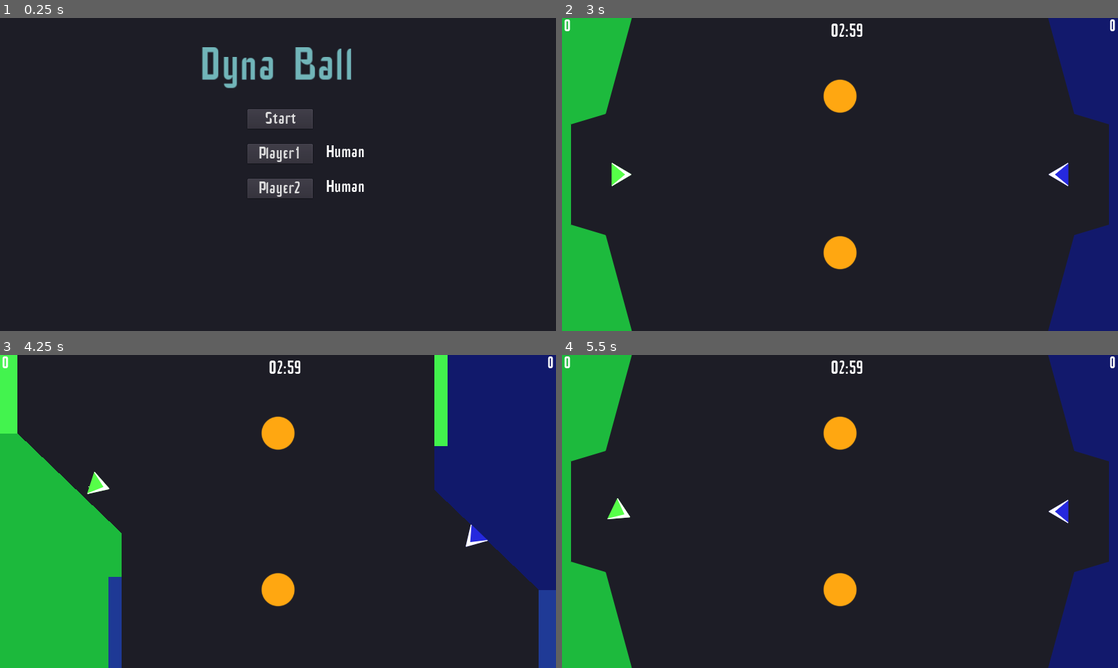
Above: before the commit, frames 1-4 (two rows, left to right).
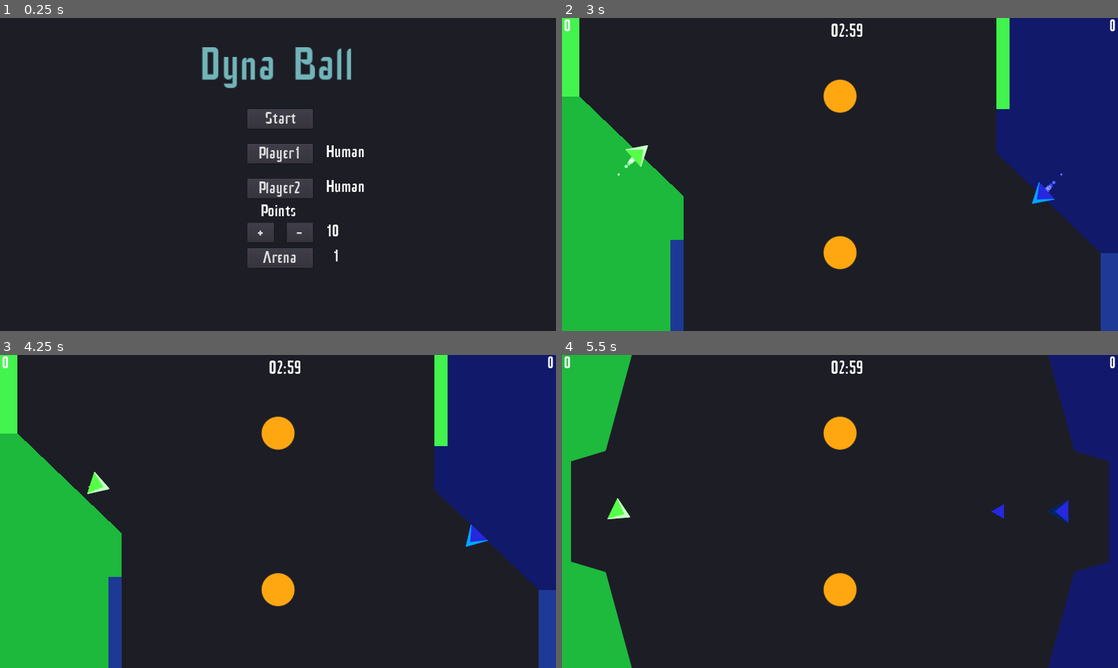
Above: after the commit, the same moments.

Repository: Skorpio-X/Bullet-Ball
Game: Godot game, scene res://start_menu.tscn
The game is run twice, just before and just after one commit, with the same random seed, the same clock (stepped at 60 frames per second) and the same inputs.
Inputs (mouse positions are in pixels of both pictures, inside the frame that each line leads up to):
- Up to frame 1 (0.25 s): no input
- Up to frame 2 (3 s): click (823, 233) at 0.5 s, where only the run after the commit has a clickable "+"; click (862, 233) at 1.25 s, where only the run after the commit has a clickable "-"; click (840, 259) at 2 s, where only the run after the commit has a clickable "Arena"; click "Start" at 2.75 s
- Up to frame 3 (4.25 s): tap Enter (restart) at 3.5 s; hold D (player1_right) from 3.53 s (still down); tap Tab (ui_focus_next) at 3.6 s
- Up to frame 4 (5.5 s): release D (player1_right) at 4.28 s; hold S (player1_back) 4.28-5.03 s; tap F (player1_shoot) at 4.35 s; tap Tab (ui_focus_next) at 4.55, 5.3 s; hold D (player1_right) from 5.03 s (still down); hold Ctrl (player2_shoot) from 5.03 s (still down)

The runs differ from the first frame. In frame 1, 1.5% of the frame differs, in the area x 44-61%, y 59-80%; in frame 2, 24%, in the area x 0-100%, y 0-100%; in frame 3, 0.1%; in frame 4, 0.2%.

Commit message:
Select max points and arena in the main menu. Change player colors when ready to fire. Delay timer after a match.

Diff:
--- a/Player.gd
+++ b/Player.gd
@@ -16,9 +16,12 @@
 export(String) var move_back = 'player1_back'
 export(String) var move_left = 'player1_left'
 export(String) var move_right = 'player1_right'
+# Player 1 color: '57ff49', color_ready: 'ccffcc', color_reloading: '18532e'
+# Player 2 color: '2629df', color_ready: '00a5ff', color_reloading: '225d7d' 002662
 export(String) var color = '57ff49'
-# Player 1 color: '57ff49'
-# Player 2 color: '2629df'
+export(String) var color_ready = '00a5ff'
+export(String) var color_reloading = '002662'
+
 
 func _ready():
 	set_process_input(true)
@@ -26,6 +29,7 @@
 	custom_integrator = true
 	angular_damp = 10
 	$Polygon2D.color = color
+	$Polygon2D2.color = color_ready
 	$Particles2D.modulate = color
 
 
@@ -51,6 +55,10 @@
 
 func _physics_process(delta):
 	shoot_timer -= delta
+	if shoot_timer <= 0:
+		$Polygon2D2.color = color_ready
+	else:
+		$Polygon2D2.color = color_reloading
 
 	if angle_change != 0:
 		angular_velocity = angle_change #* delta # See if this works correctly without delta
--- a/Player.tscn
+++ b/Player.tscn
@@ -67,7 +67,7 @@
 anim_loop = false
 _sections_unfolded = [ "Scale", "Trail" ]
 
-[node name="player" type="RigidBody2D"]
+[node name="player" type="RigidBody2D" index="0"]
 
 input_pickable = false
 collision_layer = 2
@@ -94,6 +94,8 @@
 move_left = "player1_left"
 move_right = "player1_right"
 color = "57ff49"
+color_ready = "00a5ff"
+color_reloading = "002662"
 
 [node name="CollisionShape2D" type="CollisionShape2D" parent="." index="0"]
 
@@ -121,7 +123,7 @@
 
 polygon = PoolVector2Array( -15, -26, 29, 0, -15, 26, 16.5, 0 )
 uv = PoolVector2Array(  )
-color = Color( 1, 1, 1, 1 )
+color = Color( 0, 0.151062, 0.386719, 1 )
 vertex_colors = PoolColorArray(  )
 offset = Vector2( 0, 0 )
 antialiased = true
--- a/game_scene.gd
+++ b/game_scene.gd
@@ -16,10 +16,10 @@
 var ball2 = null
 var game_over = false
 var game_time = 180
-var max_point_value = 15
+var max_point_value = global.max_points
 var max_points = null
-var map = map1.instance()
 var maps = [map1, map2, map3]
+var map = maps[global.arena].instance()
 var map_index = 0
 var human_script = preload("res://Player.gd")
 var ai_script = preload("res://PlayerAI.gd")
@@ -34,7 +34,7 @@
 	$map/goal1.connect('body_entered', self, '_on_goal1_body_entered')
 	$map/goal2.connect('body_entered', self, '_on_goal2_body_entered')
 	if global.player1 == 'AI':
-		print($player1.get_script(), ai_script)
+#		print($player1.get_script(), ai_script)
 		$player1.set_script(ai_script)
 		$player1.connect('fire', self, '_on_player1_fire')
 		$player1.goal = $map/goal2
@@ -118,6 +118,8 @@
 	$player2.start_angle = player2_start_angle
 	$player1.reset = true
 	$player2.reset = true
+	$player1.shoot_timer = 0
+	$player2.shoot_timer = 0
 	for projectile in $projectiles.get_children():
 		projectile.queue_free()
 	$Timer.wait_time = game_time
@@ -151,7 +153,9 @@
 
 
 func _on_Timer_timeout():
-	game_over = true
+	$Timer.stop()
+#	game_over = true
+	$DelayTimer.start()
 	for ball in $balls.get_children():
 		ball.queue_free()
 
@@ -162,6 +166,10 @@
 		text = 'Player2 is the winner!'
 	text += '\nPress Enter to restart.'
 	$winner.text = text
+
+
+func _on_DelayTimer_timeout():
+	game_over = true
 
 
 func _on_player1_fire():
@@ -179,6 +187,7 @@
 		$shoot_sound2.play()
 		$shoot_sound3.play()
 
+
 #func _draw():
 ##	draw_line($player2.estimated_ball_position, $player2.estimated_ball_position+$player2.vector_to_goal, 'ffffff')
 ##	draw_line($player2.estimated_ball_position, $player2.estimated_ball_position+$player2.reflected_vector, 'ff6600')
--- a/game_scene.tscn
+++ b/game_scene.tscn
@@ -60,7 +60,7 @@
 "values": [ 0.0, -2.0, 3.7, -3.7, 2.8, 0.0 ]
 }
 
-[node name="scene_root" type="Node2D"]
+[node name="scene_root" type="Node2D" index="0"]
 
 script = ExtResource( 1 )
 __meta__ = {
@@ -109,6 +109,8 @@
 collision_mask = 3
 script = ExtResource( 3 )
 _sections_unfolded = [ "Collision", "Transform" ]
+color_ready = "ccffcc"
+color_reloading = "18532e"
 
 [node name="player2" parent="." index="4" instance=ExtResource( 2 )]
 
@@ -133,6 +135,7 @@
 margin_right = 45.0
 margin_bottom = 46.0
 rect_pivot_offset = Vector2( 0, 0 )
+rect_clip_content = false
 mouse_filter = 2
 mouse_default_cursor_shape = 0
 size_flags_horizontal = 1
@@ -154,6 +157,7 @@
 margin_right = 1274.0
 margin_bottom = 14.0
 rect_pivot_offset = Vector2( 0, 0 )
+rect_clip_content = false
 mouse_filter = 2
 mouse_default_cursor_shape = 0
 size_flags_horizontal = 1
@@ -177,6 +181,7 @@
 margin_right = 46.0
 margin_bottom = 37.0
 rect_pivot_offset = Vector2( 0, 0 )
+rect_clip_content = false
 mouse_filter = 2
 mouse_default_cursor_shape = 0
 size_flags_horizontal = 1
@@ -196,6 +201,7 @@
 margin_right = 660.0
 margin_bottom = 24.0
 rect_pivot_offset = Vector2( 0, 0 )
+rect_clip_content = false
 mouse_filter = 2
 mouse_default_cursor_shape = 0
 size_flags_horizontal = 1
@@ -215,7 +221,14 @@
 one_shot = true
 autostart = true
 
-[node name="winner" type="Label" parent="." index="10"]
+[node name="DelayTimer" type="Timer" parent="." index="10"]
+
+process_mode = 1
+wait_time = 1.0
+one_shot = true
+autostart = false
+
+[node name="winner" type="Label" parent="." index="11"]
 
 anchor_left = 0.0
 anchor_top = 0.0
@@ -226,6 +239,7 @@
 margin_right = 753.0
 margin_bottom = 284.0
 rect_pivot_offset = Vector2( 0, 0 )
+rect_clip_content = false
 mouse_filter = 2
 mouse_default_cursor_shape = 0
 size_flags_horizontal = 1
@@ -238,57 +252,63 @@
 max_lines_visible = -1
 _sections_unfolded = [ "custom_fonts" ]
 
-[node name="shoot_sound" type="AudioStreamPlayer" parent="." index="11"]
+[node name="shoot_sound" type="AudioStreamPlayer" parent="." index="12"]
 
 stream = ExtResource( 6 )
 volume_db = -3.0
+pitch_scale = 1.0
 autoplay = false
 mix_target = 0
 bus = "Bus1"
 
-[node name="shoot_sound2" type="AudioStreamPlayer" parent="." index="12"]
+[node name="shoot_sound2" type="AudioStreamPlayer" parent="." index="13"]
 
 stream = ExtResource( 6 )
 volume_db = -3.0
+pitch_scale = 1.0
 autoplay = false
 mix_target = 0
 bus = "Bus2"
 
-[node name="shoot_sound3" type="AudioStreamPlayer2D" parent="." index="13"]
+[node name="shoot_sound3" type="AudioStreamPlayer2D" parent="." index="14"]
 
 stream = ExtResource( 7 )
 volume_db = 0.0
+pitch_scale = 1.0
 autoplay = false
 max_distance = 2000.0
 attenuation = 1.0
 bus = "Bus3"
 area_mask = 1
 
-[node name="shoot_sound4" type="AudioStreamPlayer" parent="." index="14"]
+[node name="shoot_sound4" type="AudioStreamPlayer" parent="." index="15"]
 
 stream = ExtResource( 8 )
 volume_db = 0.0
+pitch_scale = 1.0
 autoplay = false
 mix_target = 0
 bus = "Master"
 
-[node name="explosion_sound" type="AudioStreamPlayer" parent="." index="15"]
+[node name="explosion_sound" type="AudioStreamPlayer" parent="." index="16"]
 
 stream = ExtResource( 9 )
 volume_db = -9.0
+pitch_scale = 1.0
 autoplay = false
 mix_target = 0
 bus = "Master"
 
-[node name="goal_sound" type="AudioStreamPlayer" parent="." index="16"]
+[node name="goal_sound" type="AudioStreamPlayer" parent="." index="17"]
 
 stream = ExtResource( 10 )
 volume_db = -9.0
+pitch_scale = 1.0
 autoplay = false
 mix_target = 0
 bus = "Master"
 
-[node name="AnimationPlayer" type="AnimationPlayer" parent="." index="17"]
+[node name="AnimationPlayer" type="AnimationPlayer" parent="." index="18"]
 
 root_node = NodePath("..")
 autoplay = ""
@@ -298,7 +318,7 @@
 anims/shake = SubResource( 4 )
 blend_times = [  ]
 
-[node name="Camera2D" type="Camera2D" parent="." index="18"]
+[node name="Camera2D" type="Camera2D" parent="." index="19"]
 
 offset = Vector2( 640, 360 )
 anchor_mode = 1
@@ -326,3 +346,5 @@
 _sections_unfolded = [ "Offset", "Transform" ]
 
 [connection signal="timeout" from="Timer" to="." method="_on_Timer_timeout"]
+
+[connection signal="timeout" from="DelayTimer" to="." method="_on_DelayTimer_timeout"]
--- a/global.gd
+++ b/global.gd
@@ -4,6 +4,9 @@
 var number = 42
 var player1 = 'Human'
 var player2 = 'Human'
+var max_points = 10
+var arena = 0
+
 
 func _ready():
 	var root = get_tree().get_root()
--- a/start_menu.gd
+++ b/start_menu.gd
@@ -4,7 +4,8 @@
 func _ready():
 	$Player1Button/Label.text = global.player1
 	$Player2Button/Label.text = global.player2
-
+	$LabelMaxPoints.text = str(global.max_points)
+	$Arena.text = str(global.arena+1)
 
 func _on_change_scene_pressed():
 	get_node("/root/global").goto_scene("res://game_scene.tscn")
@@ -32,3 +33,20 @@
 	print(new_text)
 	$Player2Button/Label.text = new_text
 	global.player2 = new_text
+
+
+func _on_ButtonUp_pressed():
+	global.max_points += 1
+	$LabelMaxPoints.text = str(global.max_points)
+
+
+func _on_ButtonDown_pressed():
+	global.max_points -= 1
+	global.max_points = max(1, global.max_points)
+	$LabelMaxPoints.text = str(global.max_points)
+
+
+func _on_ButtonArena_pressed():
+	global.arena += 1
+	global.arena %= 3  # Should be len arenas.
+	$Arena.text = str(global.arena+1)
--- a/start_menu.tscn
+++ b/start_menu.tscn
@@ -11,6 +11,7 @@
 anchor_right = 0.0
 anchor_bottom = 0.0
 rect_pivot_offset = Vector2( 0, 0 )
+rect_clip_content = false
 mouse_filter = 0
 mouse_default_cursor_shape = 0
 size_flags_horizontal = 1
@@ -28,6 +29,7 @@
 margin_right = 817.0
 margin_bottom = 265.0
 rect_pivot_offset = Vector2( 0, 0 )
+rect_clip_content = false
 mouse_filter = 2
 mouse_default_cursor_shape = 0
 size_flags_horizontal = 1
@@ -52,6 +54,7 @@
 margin_right = 720.0
 margin_bottom = 255.0
 rect_pivot_offset = Vector2( 0, 0 )
+rect_clip_content = false
 focus_mode = 2
 mouse_filter = 0
 mouse_default_cursor_shape = 0
@@ -79,6 +82,7 @@
 margin_right = 720.0
 margin_bottom = 335.0
 rect_pivot_offset = Vector2( 0, 0 )
+rect_clip_content = false
 focus_mode = 2
 mouse_filter = 0
 mouse_default_cursor_shape = 0
@@ -104,6 +108,7 @@
 margin_right = 220.0
 margin_bottom = 14.0
 rect_pivot_offset = Vector2( 0, 0 )
+rect_clip_content = false
 mouse_filter = 2
 mouse_default_cursor_shape = 0
 size_flags_horizontal = 1
@@ -117,7 +122,6 @@
 
 [node name="Player2Button" type="Button" parent="." index="3"]
 
-editor/display_folded = true
 anchor_left = 0.0
 anchor_top = 0.0
 anchor_right = 0.0
@@ -127,6 +131,7 @@
 margin_right = 720.0
 margin_bottom = 415.0
 rect_pivot_offset = Vector2( 0, 0 )
+rect_clip_content = false
 focus_mode = 2
 mouse_filter = 0
 mouse_default_cursor_shape = 0
@@ -140,7 +145,7 @@
 text = "Player2"
 flat = false
 align = 1
-_sections_unfolded = [ "custom_fonts" ]
+_sections_unfolded = [ "Size Flags", "custom_fonts" ]
 
 [node name="Label" type="Label" parent="Player2Button" index="0"]
 
@@ -152,6 +157,7 @@
 margin_right = 273.0
 margin_bottom = 39.0
 rect_pivot_offset = Vector2( 0, 0 )
+rect_clip_content = false
 mouse_filter = 2
 mouse_default_cursor_shape = 0
 size_flags_horizontal = 1
@@ -163,8 +169,163 @@
 max_lines_visible = -1
 _sections_unfolded = [ "custom_fonts" ]
 
+[node name="Button+" type="Button" parent="." index="4"]
+
+anchor_left = 0.0
+anchor_top = 0.0
+anchor_right = 0.0
+anchor_bottom = 0.0
+margin_left = 570.0
+margin_top = 471.0
+margin_right = 630.0
+margin_bottom = 516.0
+rect_pivot_offset = Vector2( 0, 0 )
+rect_clip_content = false
+focus_mode = 2
+mouse_filter = 0
+mouse_default_cursor_shape = 0
+size_flags_horizontal = 1
+size_flags_vertical = 1
+custom_fonts/font = ExtResource( 3 )
+toggle_mode = false
+enabled_focus_mode = 2
+shortcut = null
+group = null
+text = "+"
+flat = false
+align = 1
+_sections_unfolded = [ "custom_fonts" ]
+
+[node name="Button-" type="Button" parent="." index="5"]
+
+anchor_left = 0.0
+anchor_top = 0.0
+anchor_right = 0.0
+anchor_bottom = 0.0
+margin_left = 660.0
+margin_top = 471.0
+margin_right = 720.0
+margin_bottom = 516.0
+rect_pivot_offset = Vector2( 0, 0 )
+rect_clip_content = false
+focus_mode = 2
+mouse_filter = 0
+mouse_default_cursor_shape = 0
+size_flags_horizontal = 1
+size_flags_vertical = 1
+custom_fonts/font = ExtResource( 3 )
+toggle_mode = false
+enabled_focus_mode = 2
+shortcut = null
+group = null
+text = "-"
+flat = false
+align = 1
+_sections_unfolded = [ "custom_fonts" ]
+
+[node name="LabelMaxPoints" type="Label" parent="." index="6"]
+
+anchor_left = 0.0
+anchor_top = 0.0
+anchor_right = 0.0
+anchor_bottom = 0.0
+margin_left = 750.0
+margin_top = 472.0
+margin_right = 843.0
+margin_bottom = 511.0
+rect_pivot_offset = Vector2( 0, 0 )
+rect_clip_content = false
+mouse_filter = 2
+mouse_default_cursor_shape = 0
+size_flags_horizontal = 1
+size_flags_vertical = 4
+custom_fonts/font = ExtResource( 3 )
+text = "10"
+percent_visible = 1.0
+lines_skipped = 0
+max_lines_visible = -1
+_sections_unfolded = [ "Rect" ]
+
+[node name="LabelPoints" type="Label" parent="." index="7"]
+
+anchor_left = 0.0
+anchor_top = 0.0
+anchor_right = 0.0
+anchor_bottom = 0.0
+margin_left = 600.0
+margin_top = 425.0
+margin_right = 693.0
+margin_bottom = 464.0
+rect_pivot_offset = Vector2( 0, 0 )
+rect_clip_content = false
+mouse_filter = 2
+mouse_default_cursor_shape = 0
+size_flags_horizontal = 1
+size_flags_vertical = 4
+custom_fonts/font = ExtResource( 3 )
+text = "Points"
+percent_visible = 1.0
+lines_skipped = 0
+max_lines_visible = -1
+_sections_unfolded = [ "Rect" ]
+
+[node name="ButtonArena" type="Button" parent="." index="8"]
+
+anchor_left = 0.0
+anchor_top = 0.0
+anchor_right = 0.0
+anchor_bottom = 0.0
+margin_left = 570.0
+margin_top = 530.0
+margin_right = 720.0
+margin_bottom = 570.0
+rect_pivot_offset = Vector2( 0, 0 )
+rect_clip_content = false
+focus_mode = 2
+mouse_filter = 0
+mouse_default_cursor_shape = 0
+size_flags_horizontal = 1
+size_flags_vertical = 1
+custom_fonts/font = ExtResource( 3 )
+toggle_mode = false
+enabled_focus_mode = 2
+shortcut = null
+group = null
+text = "Arena"
+flat = false
+align = 1
+_sections_unfolded = [ "custom_fonts" ]
+
+[node name="Arena" type="Label" parent="." index="9"]
+
+anchor_left = 0.0
+anchor_top = 0.0
+anchor_right = 0.0
+anchor_bottom = 0.0
+margin_left = 766.0
+margin_top = 530.0
+margin_right = 790.0
+margin_bottom = 569.0
+rect_pivot_offset = Vector2( 0, 0 )
+rect_clip_content = false
+mouse_filter = 2
+mouse_default_cursor_shape = 0
+size_flags_horizontal = 1
+size_flags_vertical = 4
+custom_fonts/font = ExtResource( 3 )
+text = "1"
+percent_visible = 1.0
+lines_skipped = 0
+max_lines_visible = -1
+
 [connection signal="pressed" from="StartButton" to="." method="_on_change_scene_pressed"]
 
 [connection signal="pressed" from="Player1Button" to="." method="_on_Player1Button_pressed"]
 
 [connection signal="pressed" from="Player2Button" to="." method="_on_Player2Button_pressed"]
+
+[connection signal="pressed" from="Button+" to="." method="_on_ButtonUp_pressed"]
+
+[connection signal="pressed" from="Button-" to="." method="_on_ButtonDown_pressed"]
+
+[connection signal="pressed" from="ButtonArena" to="." method="_on_ButtonArena_pressed"]
